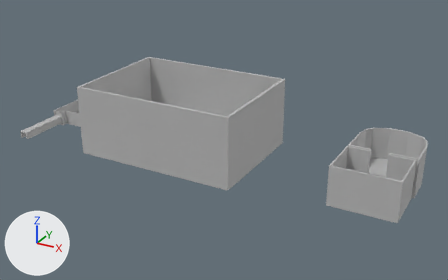
The FBX model Assets/3D/MODELOS/BLOCKINGIMBESIL.fbx, before and after one commit.
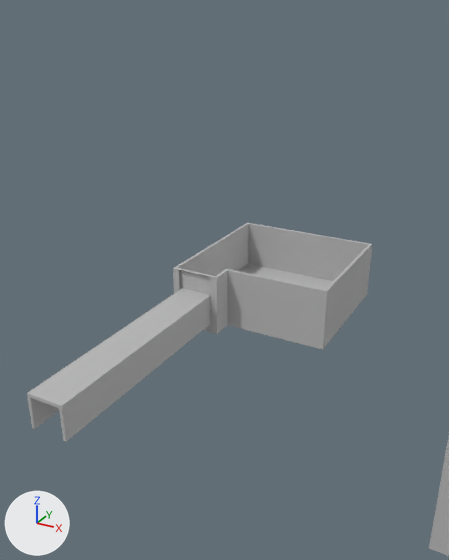
Each version appears first whole from a 50 mm camera at (51.15, -58.59, 30.41) aimed at (19.8, -1.59, 1.91), and next in a close-up from a 50 mm camera at (4.97, -17.24, 8.58) aimed at (-1.99, -4.59, 2.25). The axes (+X, +Y, +Z) are drawn at lower left. The lights are the same throughout. The last two pictures show the newer version. Where no turn or scale is listed for an object, it has been applied to the vertices.

Names of what the first close-up shows: 'MOD_BlockingN1', 'MOD_BlockingN2', 'MOD_PuertayPasillobasuraBlockingN1'.
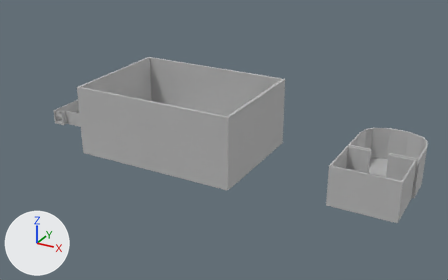
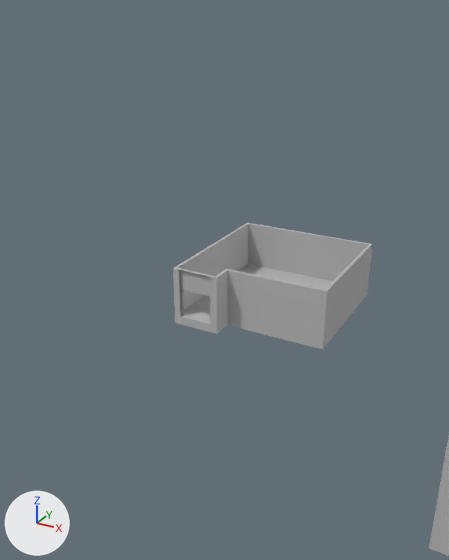
Boxes (x1, y1, x2, y2) around the edits, measured in the close-ups (449 x 560 px):
'MOD_PuertayPasillobasuraBlockingN1', deleted: before (27, 288, 211, 441)

Patch to the scene script:
```diff
--- a/Assets/3D/MODELOS/BLOCKINGIMBESIL.fbx.py
+++ b/Assets/3D/MODELOS/BLOCKINGIMBESIL.fbx.py
@@ ob_mod_puertaypasillobasurablockingn1 @@
-ob_mod_puertaypasillobasurablockingn1 = bpy.data.objects.new('MOD_PuertayPasillobasuraBlockingN1', me_mesh_001)
-ob_mod_puertaypasillobasurablockingn1.location = (-3.2, -3.29, 0.27)
```
